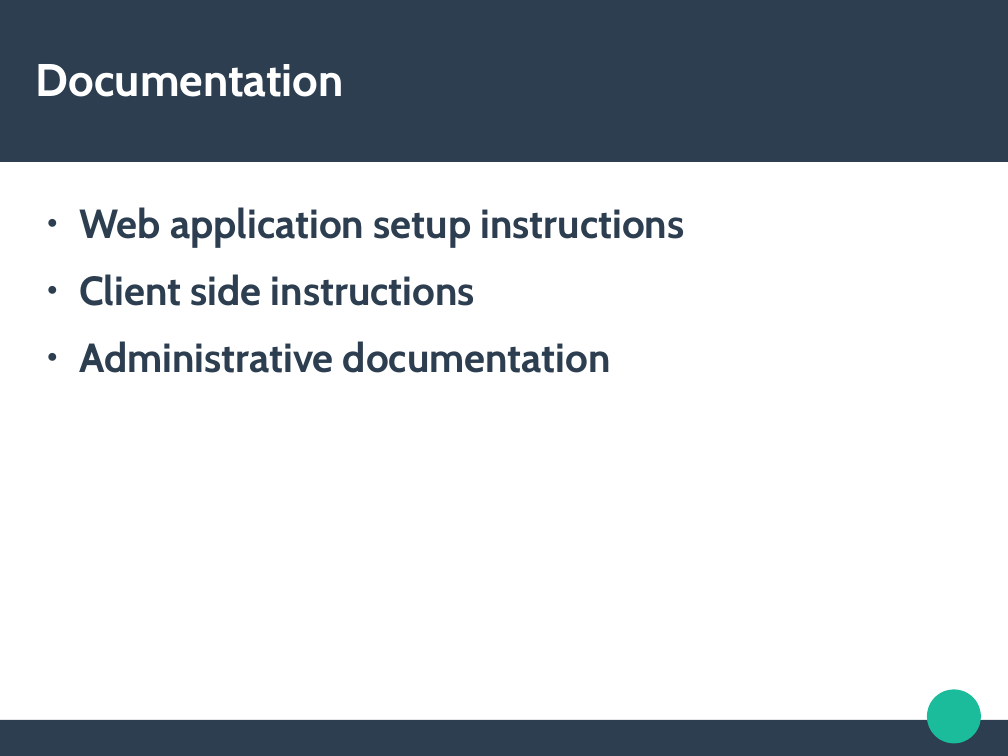
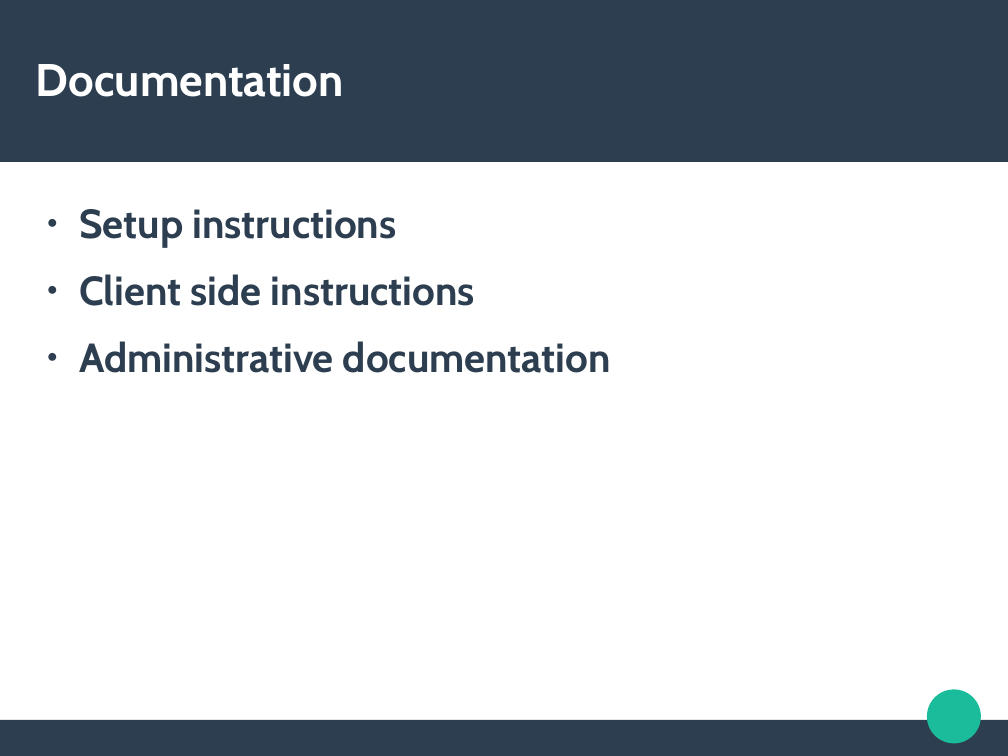
Before and after one commit to Eliiona/Java_BC, a slide deck: slide 11 of Prezentacijaa.odp. Drawn at 1008x756 pixels with LibreOffice and Linux fonts; fonts in the diff are those of the drawing. Boxes give left, top, right and bottom in pixels: in the first picture for what was removed or moved away, otherwise in the second. Text is boxed around its words. In the diff, an @@ line names an element or a change of style, - is before the commit and + after.

```diff
--- a/Prezentacijaa.odp
+++ b/Prezentacijaa.odp
@@ text at box(79, 209, 397, 247): text changed @@
-● Web application setup instructions
+● Setup instructions
```
Also in this commit, not shown: 4 other slides changed, 1 slide added, 6 other files.
